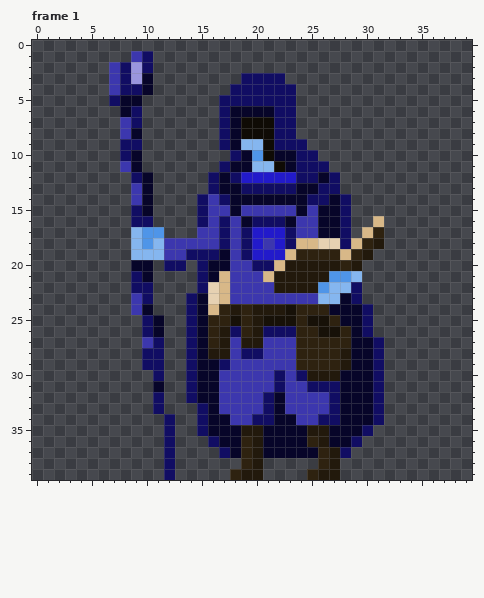
Animated GIF sprite -- src/main/webapp/images/classes/sorcerer.gif. That is the earlier state.
The file is 200x200 pixels, drawn in blocks of 5x5; one block is one cell here. Shown: frame 1. The commit also changed other frames, which this record leaves out.
Once edited:
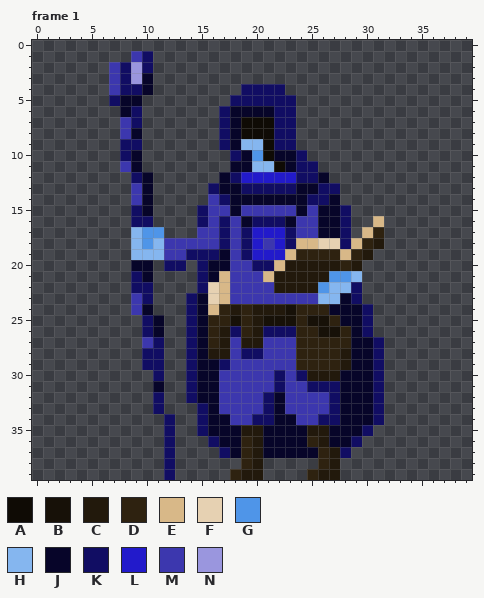
Palette (. is transparent): A #0f0b05  B #171108  C #22190c  D #2e2210  E #d8b888  F #e6d1b2  G #4f95e8  H #85b6ef  J #070529  K #110d63  L #221acb  M #3c37ae  N #9a96de
The exact change:
{"where": "frame 1"}
{"frame":1,"y":3,"x":19,"old":"KKKK","new":"...."}
{"frame":1,"y":4,"x":18,"old":"K","new":"."}
{"frame":1,"y":4,"x":23,"old":"K","new":"."}
{"frame":1,"y":5,"x":17,"old":"K","new":"."}
{"frame":1,"y":9,"x":24,"old":"K","new":"."}
{"frame":1,"y":10,"x":25,"old":"K","new":"."}
{"frame":1,"y":11,"x":17,"old":"K","new":"."}
{"frame":1,"y":11,"x":26,"old":"K","new":"."}
{"frame":1,"y":12,"x":16,"old":"K","new":"."}
{"frame":1,"y":12,"x":27,"old":"K","new":"."}
{"frame":1,"y":14,"x":15,"old":"K","new":"."}
{"frame":1,"y":14,"x":28,"old":"K","new":"."}
{"label":"erased","picture_box":[219,73,296,106]}
{"label":"erased","picture_box":[296,139,351,205]}
{"label":"erased","picture_box":[197,161,230,205]}
